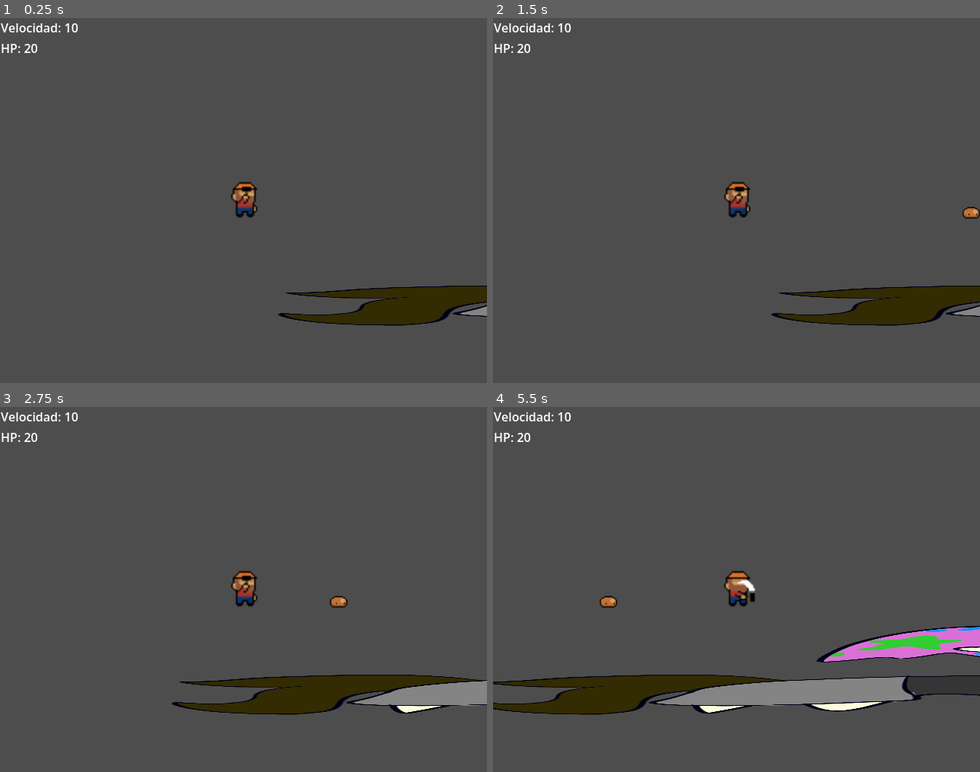
Above: before the commit, frames 1-4 (two rows, left to right).
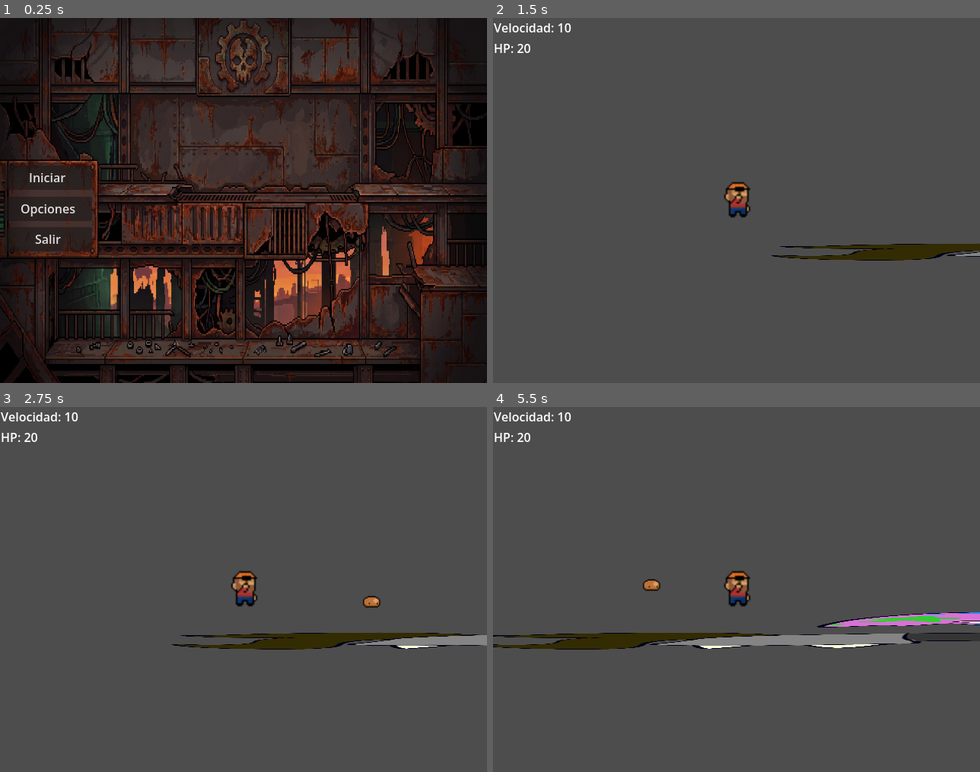
Above: after the commit, the same moments.

Repository: AutisticGoat/Despiadado
Game: Godot game, scene res://Menu.tscn
Same seed, same stepped clock (60 frames per second), same inputs: the game is played once before the commit and once after it. Before the commit the project starts from res://node_2d.tscn.
Inputs (mouse positions are in pixels of both pictures, inside the frame that each line leads up to):
- Up to frame 1 (0.25 s): no input
- Up to frame 2 (1.5 s): click (541, 207) at 0.5 s, where only the run after the commit has a clickable "Opciones"; click (541, 178) at 1.25 s, where only the run after the commit has a clickable "Iniciar"
- Up to frame 3 (2.75 s): tap Enter (ui_accept) at 2, 2.27 s; hold Right (ui_right) from 2.03 s (still down); tap X at 2.1 s
- Up to frame 4 (5.5 s): tap Z at 2.85, 4.35 s; tap Enter (ui_accept) at 3.02, 4.52, 5.27 s; release Right (ui_right) at 3.53 s; hold Left (ui_left) 3.53-4.28 s; tap X at 3.6, 5.1 s; hold Right (ui_right) from 4.28 s (still down)

The runs differ from the first frame. In frame 1, 95% of the frame differs, in the area x 0-100%, y 0-100%; in frame 2, 4.4%; in frame 3, 7.2%; in frame 4, 13%.

Commit message:
Cambios
- Añadido Menú de incio
-- Añadidos los siguientes botones:
--- Inicio: Arranca en la escena de prueba
--- Opciones: Actualmente sin función
--- Salir: Cierra el juego

Diff:
--- /dev/null
+++ b/Menu.tscn
@@ -0,0 +1,35 @@
+[gd_scene format=3 uid="uid://daiksr5kkdtgb"]
+
+[ext_resource type="Texture2D" uid="uid://cbv0esiurajfd" path="res://Graphics/Menu/Menu.png" id="1_5yleq"]
+[ext_resource type="Script" uid="uid://dwm4fi5bbfv5t" path="res://Scripts/Buttons/BotonSalir.gd" id="2_ylpcl"]
+[ext_resource type="Script" uid="uid://rdkruv6kve67" path="res://scripts/buttons/iniciar.gd" id="3_cx167"]
+
+[node name="Menu" type="Node2D" unique_id=52962420]
+
+[node name="Sprite2D" type="Sprite2D" parent="." unique_id=953958833]
+position = Vector2(319.99997, 240)
+scale = Vector2(0.39999998, 0.53751403)
+texture = ExtResource("1_5yleq")
+
+[node name="Salir" type="Button" parent="." unique_id=2063896768]
+offset_left = 5.0
+offset_top = 275.0
+offset_right = 121.0
+offset_bottom = 307.0
+text = "Salir"
+script = ExtResource("2_ylpcl")
+
+[node name="Opciones" type="Button" parent="." unique_id=2055666930]
+offset_left = 5.0
+offset_top = 235.0
+offset_right = 121.0
+offset_bottom = 267.0
+text = "Opciones"
+
+[node name="Iniciar" type="Button" parent="." unique_id=1699070362]
+offset_left = 5.0
+offset_top = 194.0
+offset_right = 121.0
+offset_bottom = 226.0
+text = "Iniciar"
+script = ExtResource("3_cx167")
--- /dev/null
+++ b/Scripts/Buttons/BotonSalir.gd
@@ -0,0 +1,10 @@
+extends Button
+
+
+# Called when the node enters the scene tree for the first time.
+func _ready() -> void:
+	pass # Replace with function body.
+
+func _pressed() -> void:
+	get_tree().quit()
+	print("presionado botón salir")
--- /dev/null
+++ b/Scripts/Buttons/iniciar.gd
@@ -0,0 +1,10 @@
+extends Button
+
+
+# Called when the node enters the scene tree for the first time.
+func _ready() -> void:
+	pass # Replace with function body.
+
+
+func _pressed() -> void:
+	get_tree().change_scene_to_file("res://node_2d.tscn")
--- a/node_2d.tscn
+++ b/node_2d.tscn
@@ -288,6 +288,6 @@
 shape = SubResource("RectangleShape2D_t3t8y")
 
 [node name="Sprite2D" type="Sprite2D" parent="StaticBody2D/CollisionShape2D" unique_id=617233228]
-position = Vector2(3.5, 76.84373)
-scale = Vector2(1, 0.120875016)
+position = Vector2(3.5, 24.34372)
+scale = Vector2(1, 0.050875004)
 texture = ExtResource("19_rjqkl")
--- a/project.godot
+++ b/project.godot
@@ -11,7 +11,7 @@
 [application]
 
 config/name="Despiadado: Las fauces de la tierra"
-run/main_scene="res://node_2d.tscn"
+run/main_scene="uid://daiksr5kkdtgb"
 config/features=PackedStringArray("4.7", "Forward Plus")
 config/icon="res://icon.svg"
 
Binary file added: Graphics/Menu/Menu.png
Not shown, added: Graphics/Menu/Menu.png.import
Not shown, added: Scripts/Buttons/BotonSalir.gd.uid
Not shown, added: Scripts/Buttons/iniciar.gd.uid
